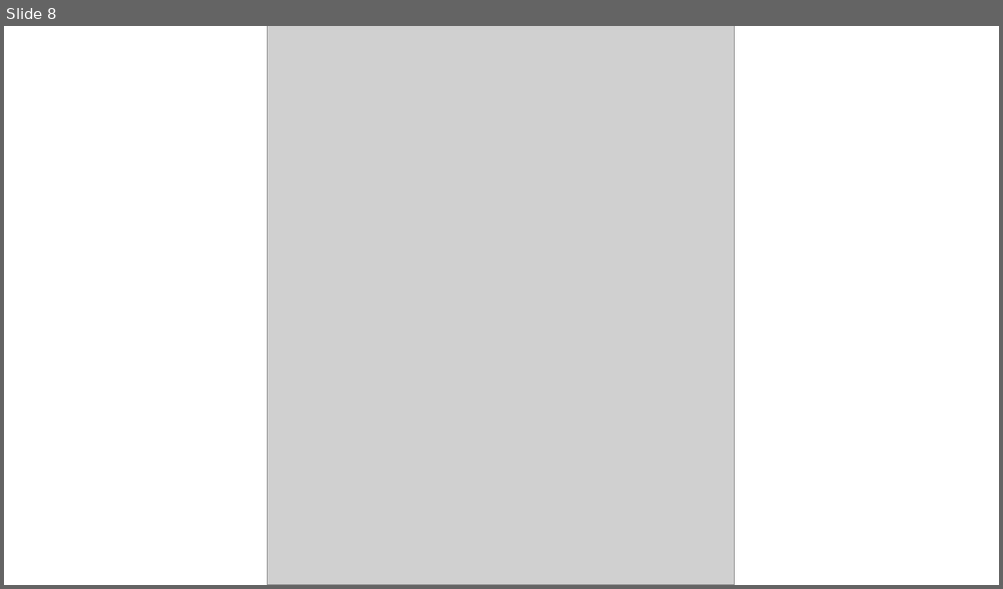
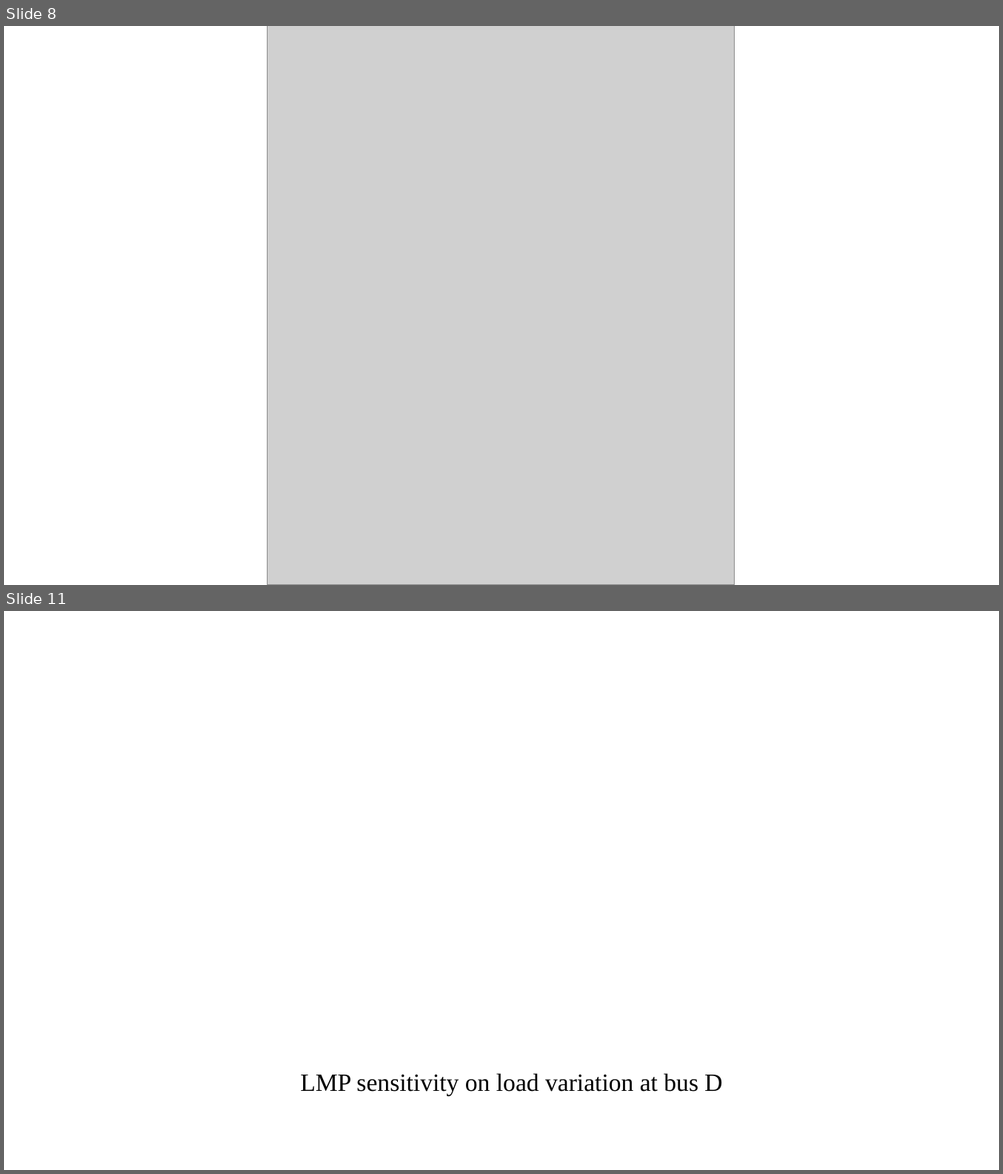
Before and after one commit to chaweewatp/chaweewatp.github.io, a slide deck: figure preparation.pptx. Shown one above the other, each under a label of ours: slide 8 before the commit, slides 8 and 11 after it; the slides between them are not shown. The pictures are 1003x589 and 1003x1174 pixels, drawn with LibreOffice and Linux fonts; fonts in the diff are those of the drawing; grey boxes stand for pictures; background and template pictures are left out. Boxes give left, top, right and bottom in pixels: in the first picture for what was removed or moved away, otherwise in the second. Text is boxed around its words. In the diff, an @@ line names an element or a change of style, - is before the commit and + after.

```diff
--- a/figure preparation.pptx
+++ b/figure preparation.pptx
@@ slide 11 added at <box>4,611,999,1170</box>, background picture (left out) @@
@@ text added at <box>300,1073,722,1096</box>, 24 pt, text #000000 @@
+LMP sensitivity on load variation at bus D
```
Also in this commit, not shown: 2 other slides added, 6 other files.
